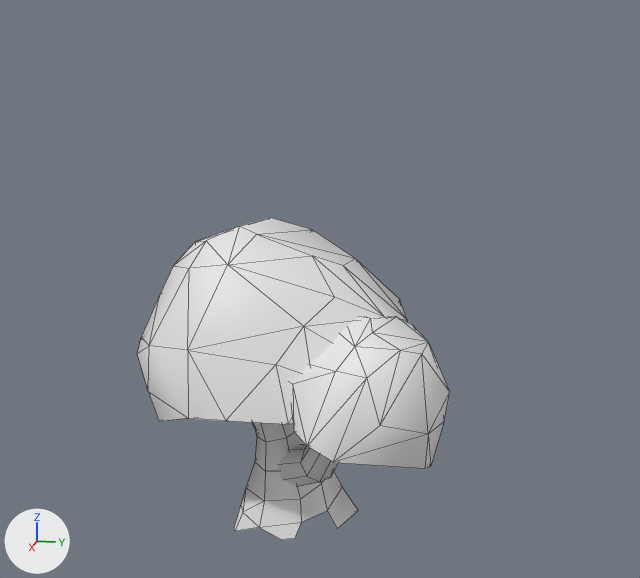
Two versions of the FBX model Assets/Resources/Prefabs/Models/Tree_v2.fbx, one commit apart.
Rendered twice from a 50 mm lens placed at (10.09, 2.49, 5.87), pointed at (-0.07, 0.46, 3.33). Lighting does not change. The marker at lower left points along +X, +Y and +Z. Mesh edges are drawn as thin lines. Where no turn or scale is listed for an object, it has been applied to the vertices.

Names of what the first picture shows: 'Polygon', 'Sweep', 'Volume7_copy003_1', 'Volume7_copy004_1'.
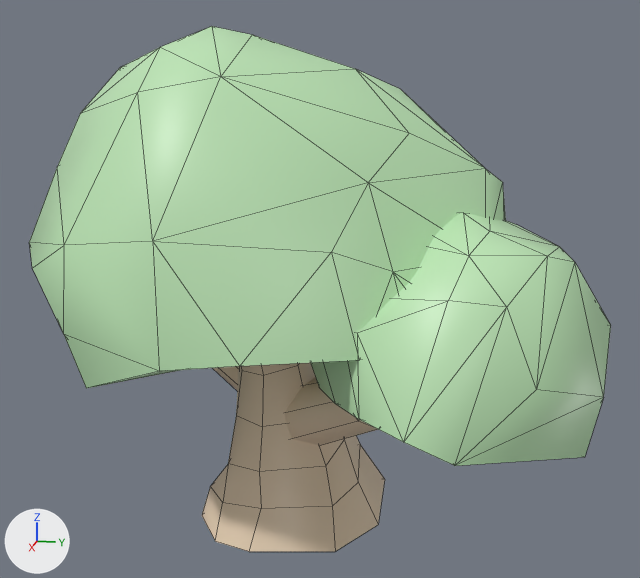
ob_tree_v2 is not drawn itself; it is the parent of ob_polygon.

Where the newer file only moved an object's origin or applied its transform, the numbers keep the older frame.

Location of each change, (x1, y1, x2, y2) in pixels of the pictures (640 x 578 px):
'Volume7_copy003_1', recoloured, mesh turned: before (137, 218, 407, 424); after (29, 26, 506, 388)
'Volume7_copy004_1', recoloured, mesh turned: before (290, 316, 450, 468); after (311, 213, 611, 466)
'Polygon', reshaped, moved, turned: before (234, 422, 358, 540); after (202, 363, 385, 552)
'Sweep', reshaped: before (278, 445, 338, 486); after (284, 378, 378, 446)

Edits to the bpy script that builds the scene:
```text
Add mat_leaves:
    mat_leaves = principled_material('Leaves')
    mat_leaves.base_color = (0.516, 0.8, 0.472)  # green #bee7b7
    mat_leaves.roughness = 0.434
Add mat_wood:
    mat_wood = principled_material('Wood')
    mat_wood.base_color = (0.8, 0.628, 0.456)  # beige #e7d0b4
    mat_wood.roughness = 0.434
Change me_mesh_004:
    where me_mesh_004.from_pydata(...)  # 78 vertices, 147 faces; spans x -1.47..1.43, y -1.64..1.64, z -1.24..1.28
    used by ob_volume7_copy003_1; location = (-0.06, -0.07, 2.83)
    me_mesh_004 part 1: the whole mesh is turned 16.4 degrees about the z axis through its middle and scaled by 1.64, then moved by (-0.01, -0.08, 1.41)
    add me_mesh_004.materials.append(mat_leaves)  # green #bee7b7
Change me_mesh_003:
    where me_mesh_003.from_pydata(...)  # 49 vertices, 89 faces; spans x -0.92..0.93, y -0.96..0.93, z -0.82..0.83
    used by ob_volume7_copy004_1; location = (0.8, 1.16, 2.42)
    me_mesh_003 part 4: the whole mesh is turned 16.4 degrees about the z axis through its middle and scaled by 1.64, then moved by (-0.04, 0.94, 0.65)
    add me_mesh_003.materials.append(mat_leaves)  # green #bee7b7
Change me_mesh_001:
    used by ob_sweep; location = (0.0, 0.84, 2.45)
    remove me_mesh_001.from_pydata(...)  # 24 vertices, 16 faces; spans x -0.111..1.027, y -0.908..0.196, z -1.612..-0.303
    add me_mesh_001.from_pydata(...)  # 24 vertices, 16 faces; spans x -0.311..1.23, y -0.851..1.211, z -1.073..1.074
    me_mesh_001 part 3: 24 of 24 vertices moved; they spanned x -0.111..1.027, y -0.908..0.196, z -1.612..-0.303 and now span x -0.311..1.23, y -0.851..1.211, z -1.073..1.074; mean shift (0.048, 0.545, 0.966); largest move (1.004, 0.114, -0.472) -> (1.138, 1.128, 0.798)
Change me_mesh_002:
    used by ob_polygon; parent = ob_tree_v2; location = (0.0, 245.1, -84.16)
    remove me_mesh_002.from_pydata(...)  # 61 vertices, 52 faces; spans x -62.0..56.0, y -259.0..-20.0, z -4.0..146.0
    add me_mesh_002.from_pydata(...)  # 53 vertices, 47 faces; spans x -117.0..92.0, y -386.0..-33.0, z -6.0..243.0
    me_mesh_002 part 2: the whole mesh is rebuilt
    add me_mesh_002.materials.append(mat_wood)  # beige #e7d0b4
Change ob_tree_v2:
    ob_tree_v2.rotation_euler: (1.571, 0.0, 0.0) -> (1.571, 0.0, 0.286)  # degrees (90, 0, 0) -> degrees (90, 0, 16)
Change ob_polygon:
    ob_polygon.location: (0.0, 245.1, -84.16) -> (0.0, 402.3, -138.2)
```
